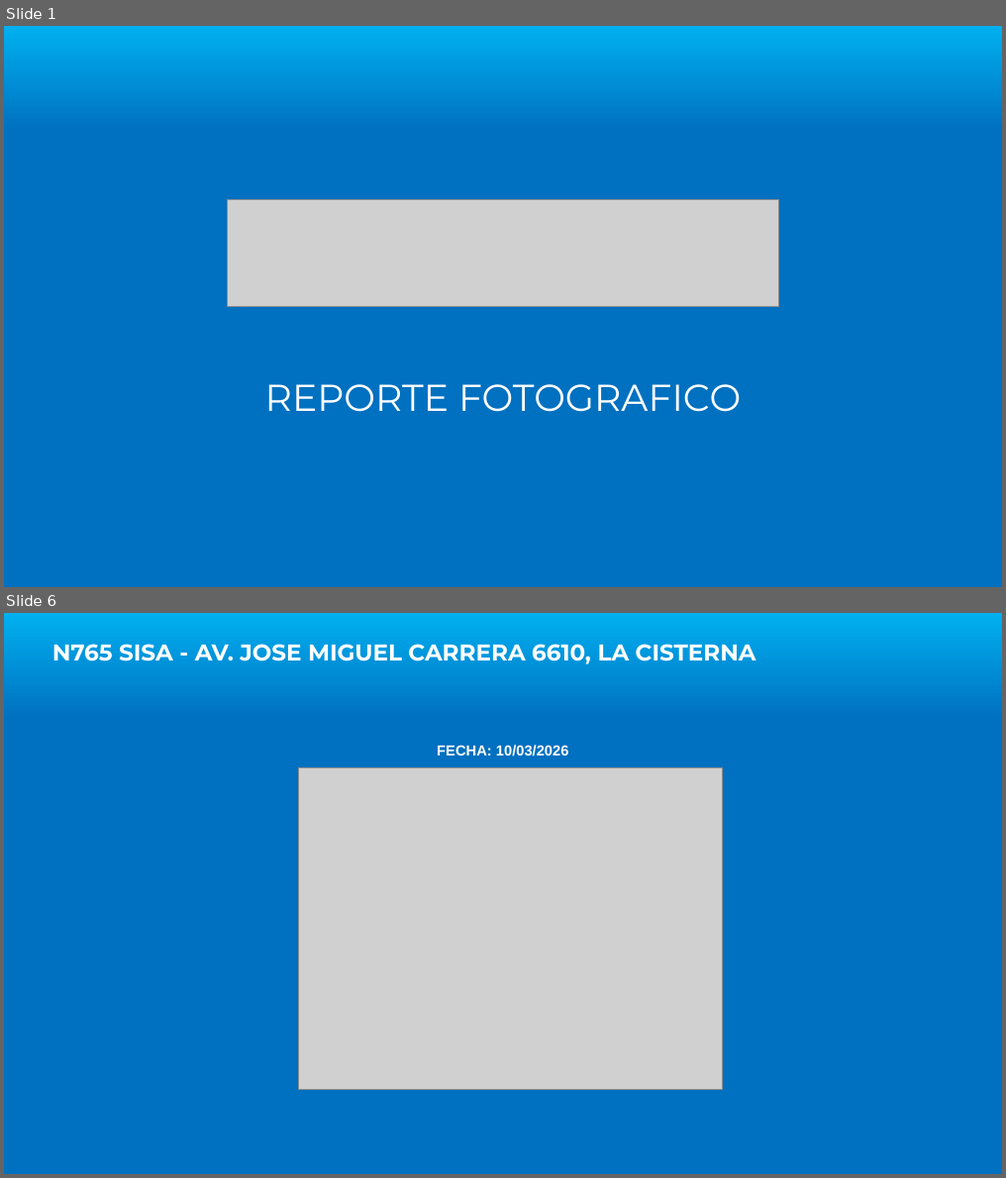
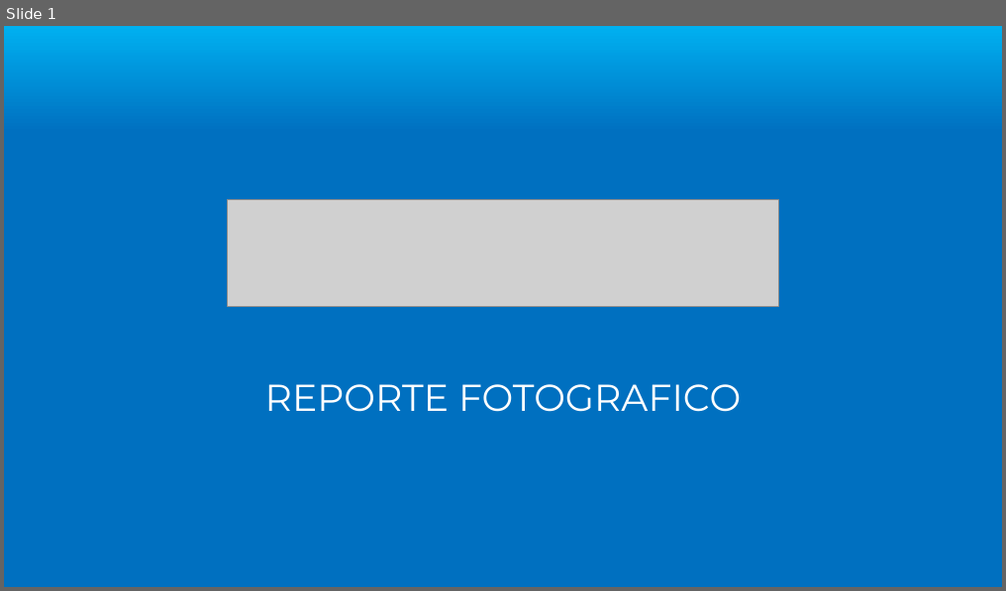
Before and after one commit to jrolivares/App-Imp, a slide deck: Termplate.pptx. Shown one above the other, each under a label of ours: slides 1 and 6 before the commit, slide 1 after it; the slides between them are not shown. The pictures are 1006x1178 and 1006x591 pixels, drawn with LibreOffice and Linux fonts; fonts in the diff are those of the drawing; grey boxes stand for pictures; background and template pictures are left out. Boxes give left, top, right and bottom in pixels: in the first picture for what was removed or moved away, otherwise in the second. Text is boxed around its words. In the diff, an @@ line names an element or a change of style, - is before the commit and + after.

Commit message:
feat: new template + slide layout by photo count
- Replace Termplate.pptx with Termplate Sell-Out REV.pptx (8-slide structure)
- Slide 0: title, Slide 1: chain intro, Slides 2-7: 1-6 photo layouts
- New generate_pptx: copies title, then per chain adds intro + store slides
  using the correct layout for each store's photo count (1–6 photos)
- New update_store_slide: handles groups (slides 4-6), collects absolute
  picture slot positions via group transform, removes groups/pics, inserts
  real photos at correct absolute positions
- New make_chain_divider: copies chain-intro slide (idx 1) and fills NOMBRE CADENA
- New helpers: _collect_pic_slots (incl. group coordinate math), _remove_all_pics

```diff
--- a/Termplate.pptx
+++ b/Termplate.pptx
@@ slide 6 removed at (4, 613, 1002, 1174), background gradient #00B0F0 to #0070C0 @@
@@ text removed at (53, 644, 756, 664) @@
-N765 SISA - AV. JOSE MIGUEL CARRERA 6610, LA CISTERNA
@@ text removed at (437, 745, 569, 757) @@
-FECHA: 10/03/2026
@@ picture removed at (299, 767, 723, 1089) @@
```
Also in this commit, not shown: 7 slides added, 4 other slides removed, 1 other file.
